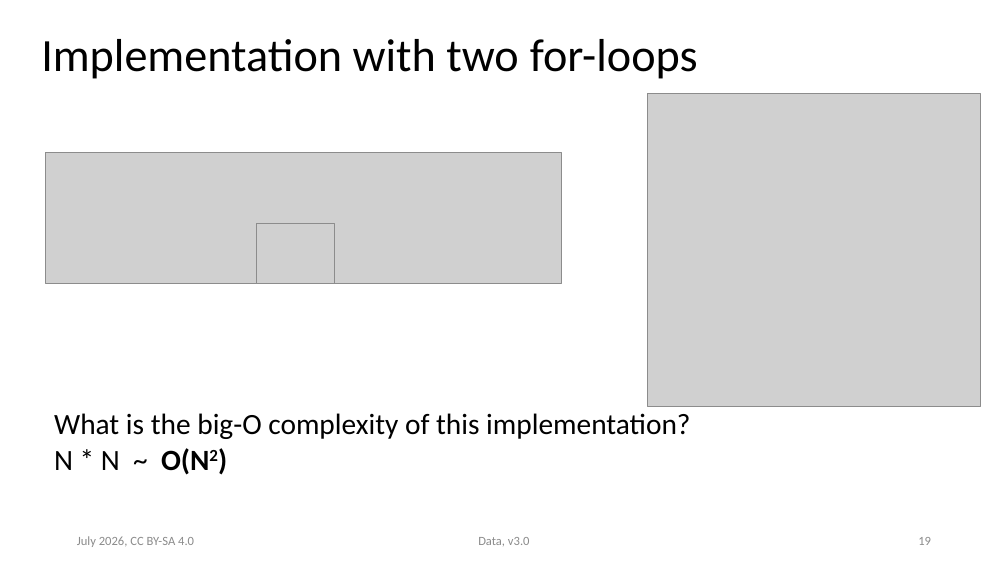
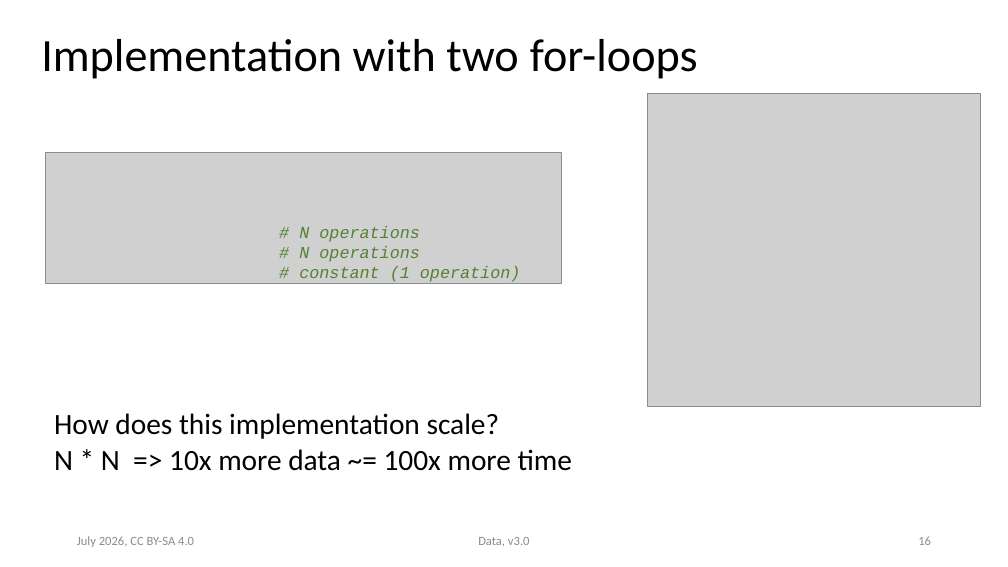
Before and after one commit to ASPP/data_class, a slide deck: slide 16 of data.pptx (slide 19 before the commit). Drawn at 1008x567 pixels with LibreOffice and Linux fonts; fonts in the diff are those of the drawing; grey boxes stand for pictures. Boxes give left, top, right and bottom in pixels: in the first picture for what was removed or moved away, otherwise in the second. Text is boxed around its words. In the diff, an @@ line names an element or a change of style, - is before the commit and + after.

Commit message:
Data and Numpy slides exported to pdf

```diff
--- a/data.pptx
+++ b/data.pptx
@@ picture removed at [256, 224, 334, 284] @@
@@ text added at [299, 226, 521, 284], 16 pt, text #548235, italic @@
+# N operations
+# N operations
+# constant (1 operation)
@@ text at [54, 413, 572, 471]: text changed @@
-What is the big-O complexity of this implementation?
-N * N ~ O(N2)
+How does this implementation scale?
+N * N => 10x more data ~= 100x more time
@@ page number at [918, 536, 931, 545]: text changed @@
-19
+16
```
Also in this commit, not shown: 12 other slides changed, 1 slide added, 2 slides removed, 3 other files.
